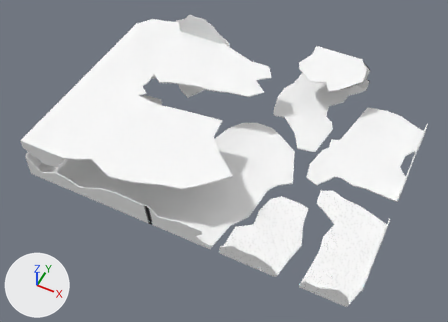
Before and after pictures for a commit that changed the Blender file Assets/Models/Environment/Scenes/Tutorial/tutorial_facilityRoomZinc2.blend.
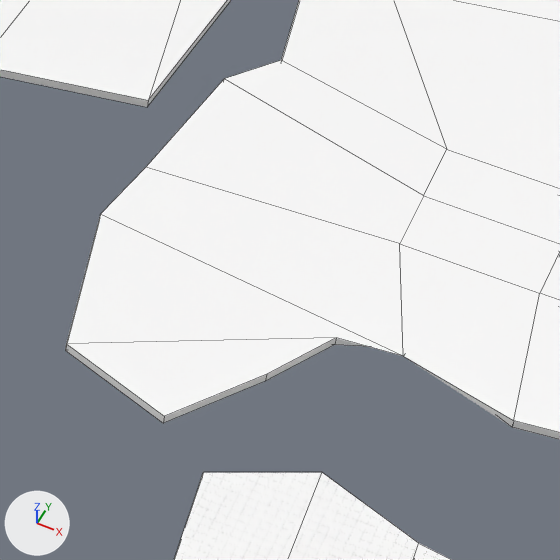
The first picture shows the older version from a camera (50 mm lens) standing at (95.0, -255.0, 435.0) and looking at (-80.0, 95.0, -2.0). The close-ups show both versions on the part from 67% to 80% of the width and 44% to 62% of the height of that picture; other places that the commit changed are outside them. The axes (+X, +Y, +Z) are drawn at lower left. The lights are the same throughout. The close-ups show mesh edges as thin lines.
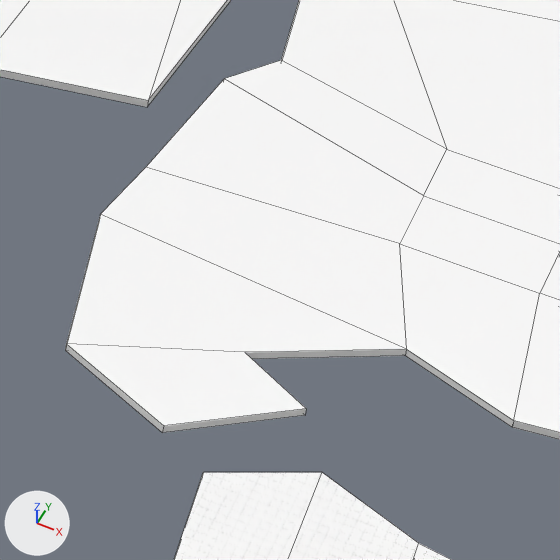
Edits to the scene script, one JSON object a line:
```json
{"block": "me_cube_005", "where": "me_cube_005.from_pydata(...)  # 212 vertices, 210 faces; spans x -45.1..41.0, y -4.3..118.2, z -1.0..32.8"}
{"block": "me_cube_005", "where": "# used by ob_cube_003; location = (39.0, 109.0, 0.0)"}
{"block": "me_cube_005", "change": "me_cube_005 part 1"}
{"op": "set", "path": "me_cube_005.vertices[2].co", "old": "(-12.6, 14.9, -1.0)", "new": "(-12.6, 13.9, -1.0)", "note": "not seen -> pixel (405, 355)"}
{"op": "set", "path": "me_cube_005.vertices[3].co", "old": "(-12.6, 12.9, 0.0)", "new": "(-12.6, 13.9, 0.0)", "note": "pixel (403, 356) -> pixel (406, 349)"}
{"op": "set", "path": "me_cube_005.vertices[70].co", "old": "(-19.1, 12.2, 0.0)", "new": "(-26.3, 6.6, 0.0)", "note": "pixel (336, 337) -> pixel (244, 352)"}
{"op": "set", "path": "me_cube_005.vertices[71].co", "old": "(-19.1, 12.2, -1.0)", "new": "(-26.3, 6.6, -1.0)", "note": "pixel (334, 344) -> not seen"}
{"op": "set", "path": "me_cube_005.vertices[74].co", "old": "(-23.5, 4.9, 0.0)", "new": "(-18.7, 2.6, 0.0)", "note": "pixel (266, 374) -> pixel (306, 408)"}
{"op": "set", "path": "me_cube_005.vertices[75].co", "old": "(-23.5, 4.9, -1.0)", "new": "(-18.7, 2.6, -1.0)", "note": "pixel (265, 381) -> pixel (305, 415)"}
{"op": "set", "path": "me_cube_005.vertices[76].co", "old": "(-30.4, -4.3, 0.0)", "new": "(-30.0, -5.5, 0.0)", "note": "pixel (164, 416) -> pixel (163, 425)"}
{"op": "set", "path": "me_cube_005.vertices[77].co", "old": "(-30.4, -4.3, -1.0)", "new": "(-30.0, -5.5, -1.0)", "note": "pixel (163, 423) -> pixel (162, 432)"}
```

Where the change shows, as pixel boxes [x1, y1, x2, y2] in the close-ups (560 x 560 px; the box of a moved part takes in the faces that stretch with it):
```json
{"part": 1, "of": "me_cube_005", "change": "moved or reshaped", "before": [65, 167, 540, 427], "after": [65, 167, 540, 433]}
```
